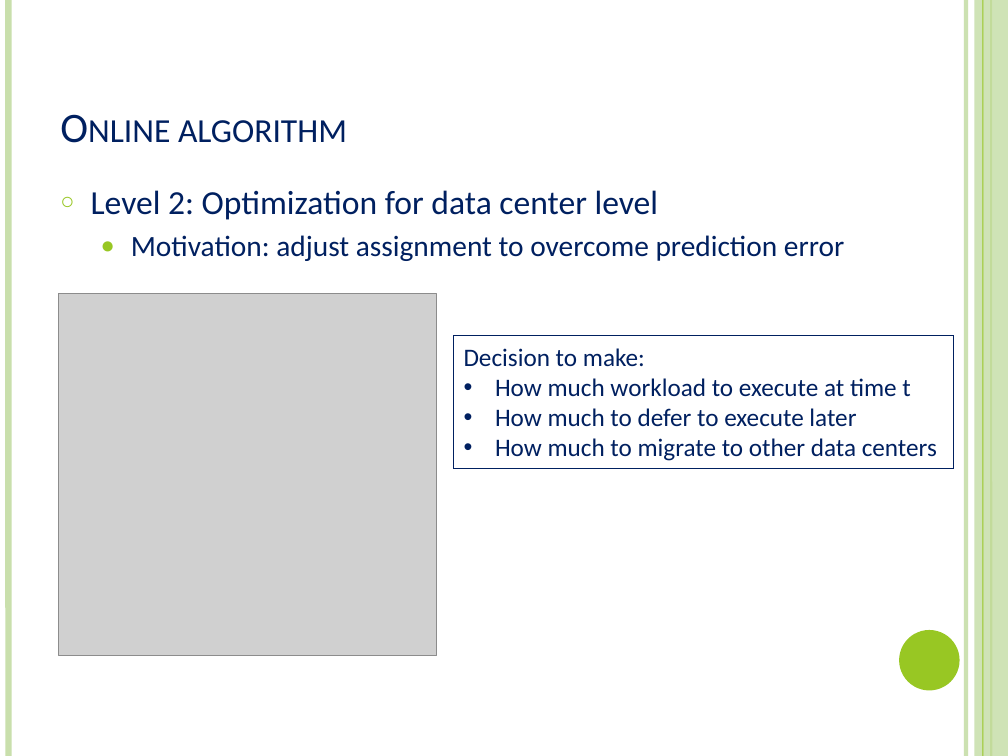
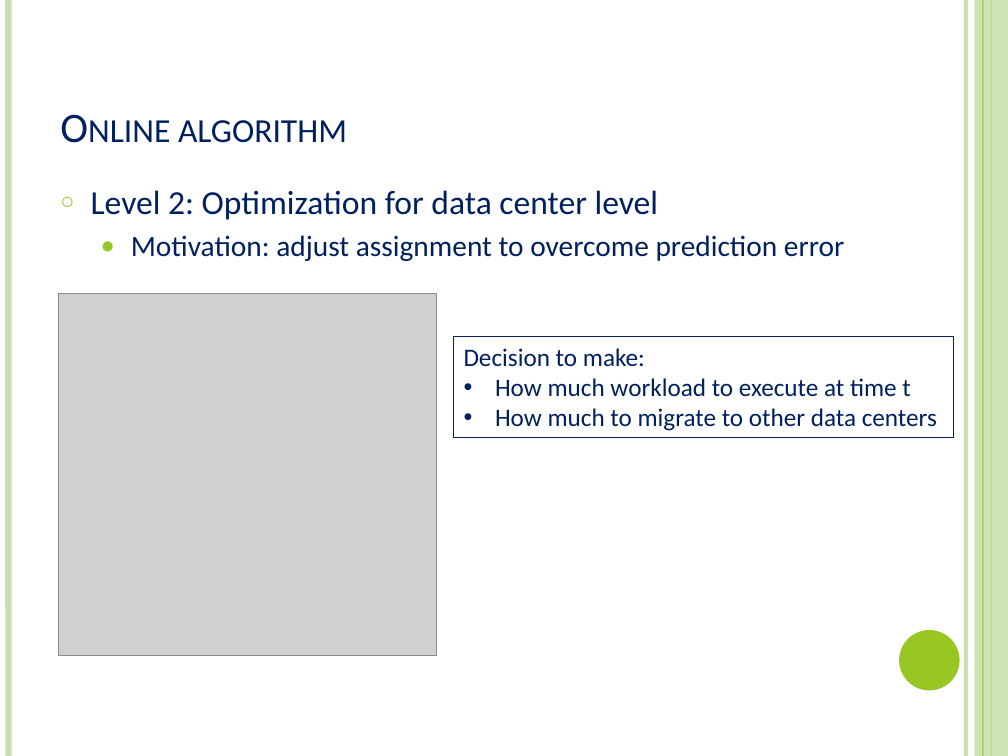
Before and after one commit to xizhonghua/GreenDC-Summary, a slide deck: slide 22 of file/Adnan12-EEGLB.pptx (slide 23 before the commit). Drawn at 1008x756 pixels with LibreOffice and Linux fonts; fonts in the diff are those of the drawing; grey boxes stand for pictures. Boxes give left, top, right and bottom in pixels: in the first picture for what was removed or moved away, otherwise in the second. Text is boxed around its words. In the diff, an @@ line names an element or a change of style, - is before the commit and + after.

```diff
--- a/file/Adnan12-EEGLB.pptx
+++ b/file/Adnan12-EEGLB.pptx
@@ rectangle "Decision to make:": place and size @@
-rectangle "Decision to make:" at box(454, 336, 954, 468)
+rectangle "Decision to make:" at box(454, 336, 954, 437)
@@ text in rectangle at box(495, 408, 856, 427): paragraph removed @@
-• How much to defer to execute later
```
Also in this commit, not shown: 13 other slides changed, 14 slides added, 5 slides removed.
